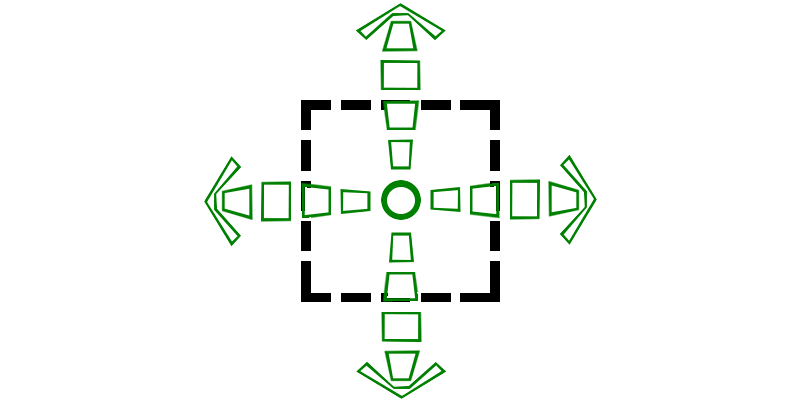
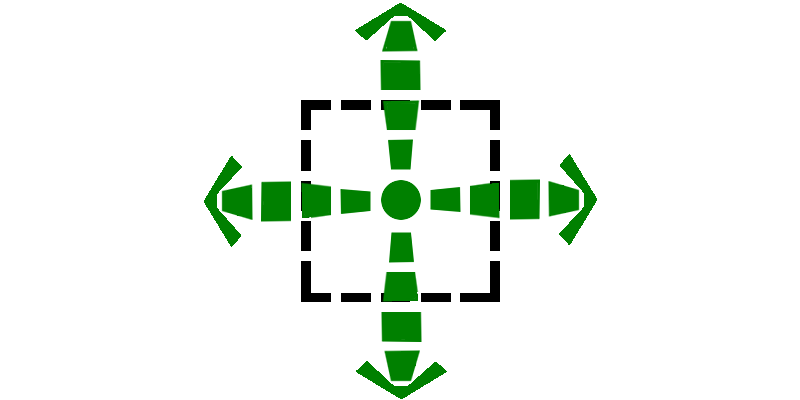
Two versions of the same layered image (800 x 400). Layer-by-layer changes:
painted on "Background" over [204, 3, 597, 399]
